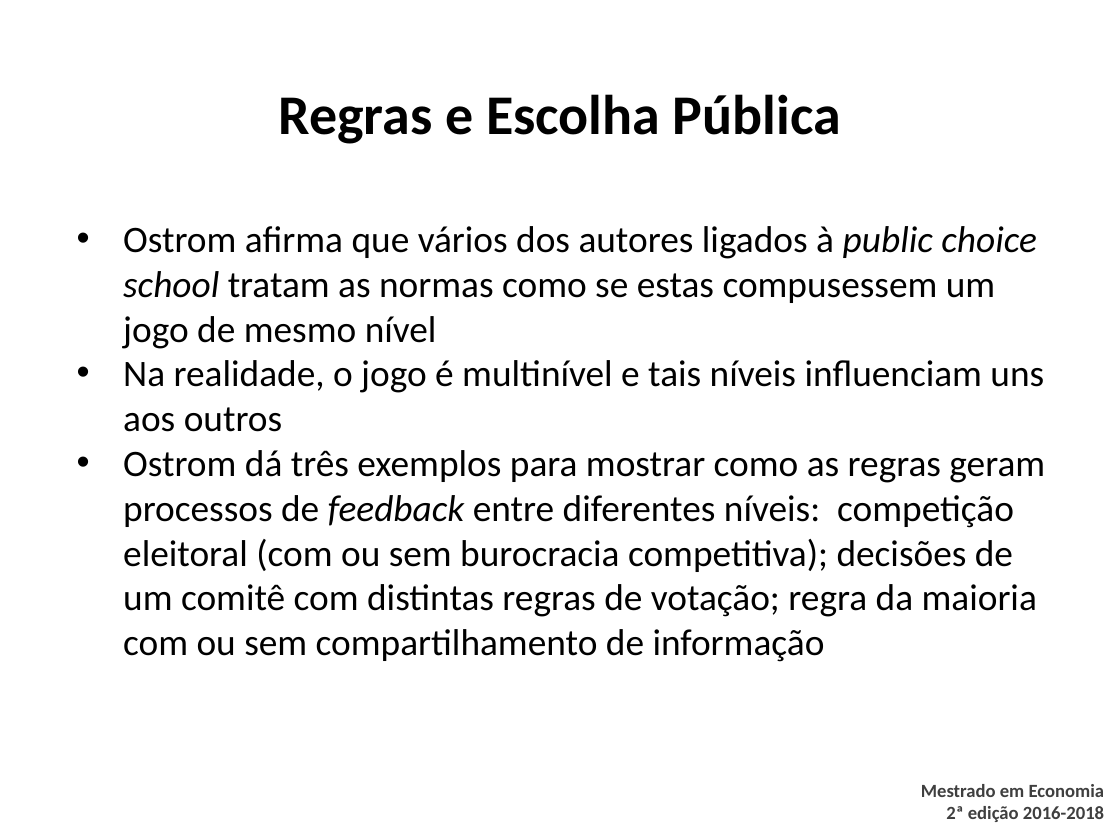
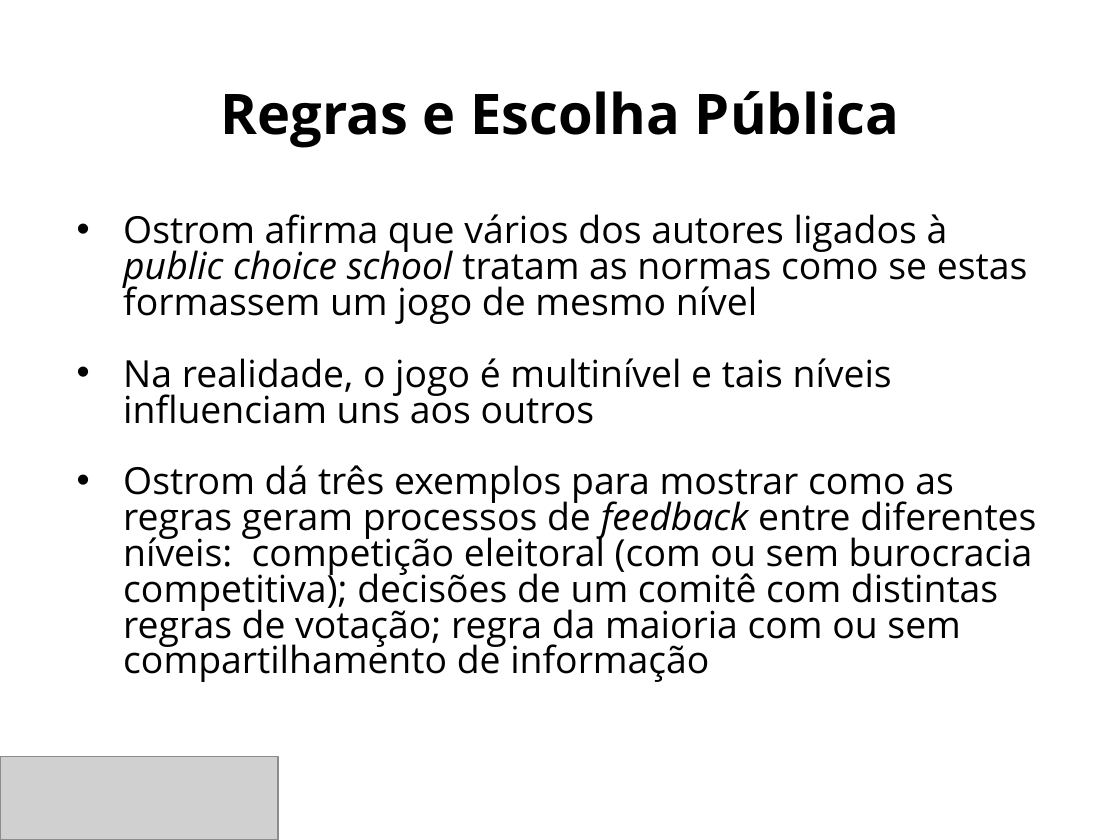
Before and after one commit to danilofreire/omma, a slide deck: slide 4 of sessoes-05-06/sessao-06.pptx. Drawn at 1120x840 pixels with LibreOffice and Linux fonts; fonts in the diff are those of the drawing; grey boxes stand for pictures; background and template pictures are left out. Boxes give left, top, right and bottom in pixels: in the first picture for what was removed or moved away, otherwise in the second. Text is boxed around its words. In the diff, an @@ line names an element or a change of style, - is before the commit and + after.

```diff
--- a/sessoes-05-06/sessao-06.pptx
+++ b/sessoes-05-06/sessao-06.pptx
@@ title "Regras e Escolha Pública" at (221,91,899,148): font Calibri to Open Sans @@
@@ text at (123,214,1028,324): text changed; font Calibri to Open Sans @@
-• Ostrom afirma que vários dos autores ligados à public choice school tratam as normas como se estas compusessem um jogo de mesmo nível
+• Ostrom afirma que vários dos autores ligados à public choice school tratam as normas como se estas formassem um jogo de mesmo nível
@@ text at (123,358,1036,682): font Calibri to Open Sans in "Na realidade, o jogo é multinível e ...", "Ostrom dá três exemplos para mostrar como ..."; line spacing 1 to 0.8 @@
@@ picture added at (0,756,278,840) @@
@@ text removed at (921,784,1105,822) @@
-Mestrado em Economia
-2ª edição 2016-2018
```
Also in this commit, not shown: 17 other slides changed, 36 other files.
